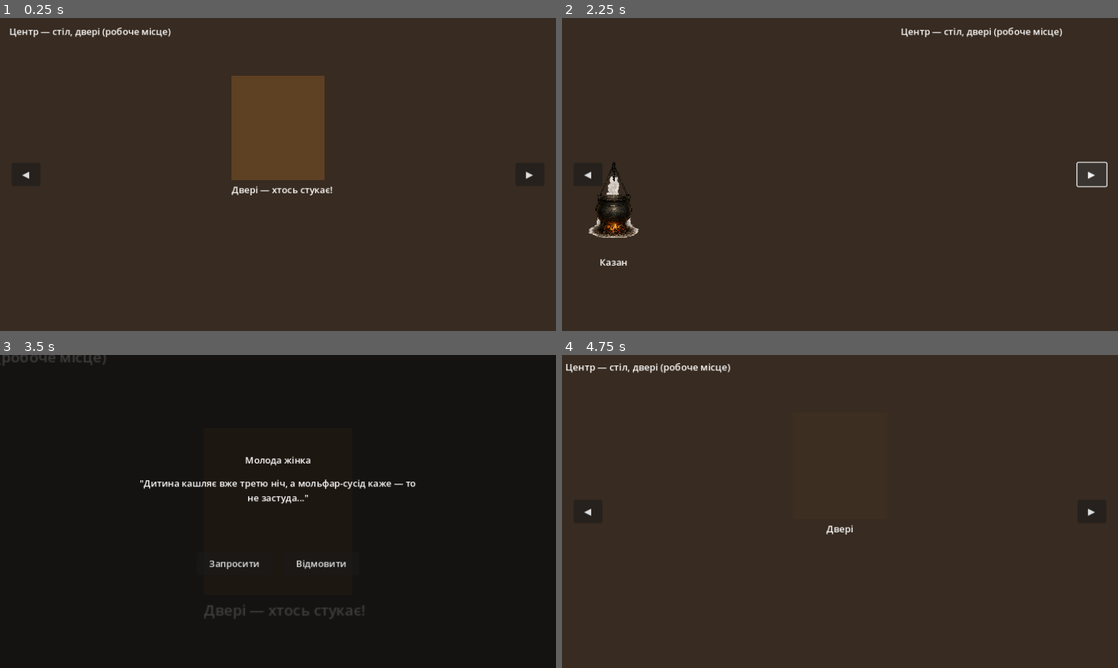
Above: before the commit, frames 1-4 (two rows, left to right).
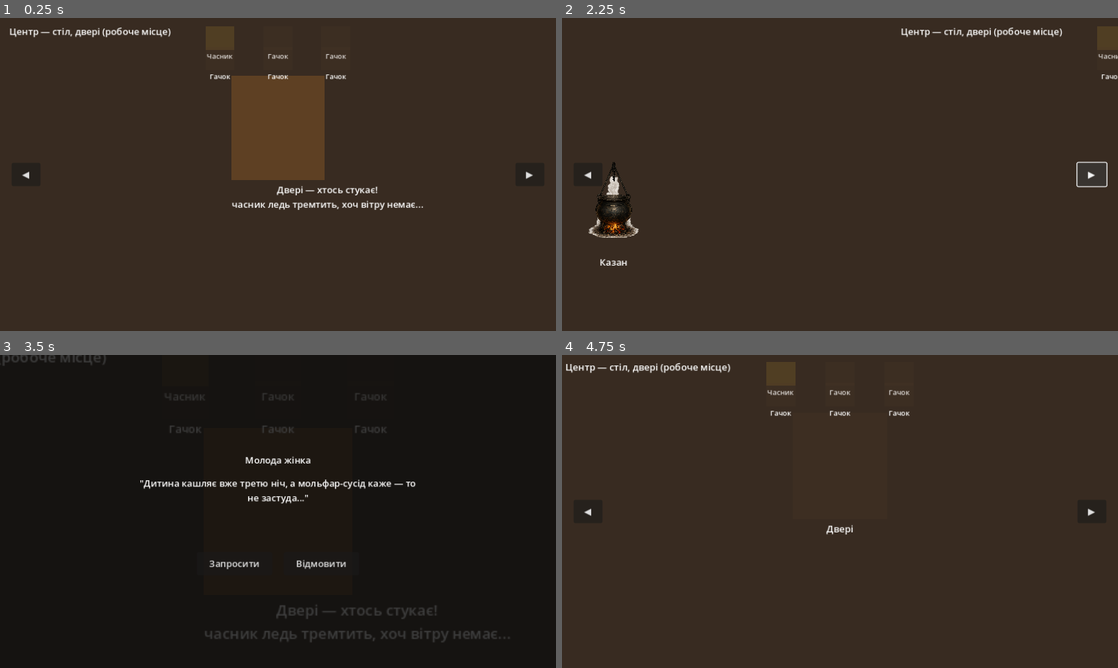
Above: after the commit, the same moments.

Repository: zav1K/molfar
Game: Godot game, scene res://scenes/Hut.tscn
The game is run twice, just before and just after one commit, with the same random seed, the same clock (stepped at 60 frames per second) and the same inputs.
Inputs (mouse positions are in pixels of both pictures, inside the frame that each line leads up to):
- Up to frame 1 (0.25 s): no input
- Up to frame 2 (2.25 s): click "◀" at 0.5 s; drag from (840, 199) to (895, 105) at 1.27 s; click "▶" at 2 s
- Up to frame 3 (3.5 s): drag from (278, 464) to (250, 574) at 2.77 s
- Up to frame 4 (4.75 s): move the mouse to (895, 442) at 3.52 s; hold Right (ui_right) 3.53-4.25 s; click (895, 442) at 3.67 s; click "Запросити" at 4.25 s

The runs differ from the first frame. In frame 1, 1.0% of the frame differs, in the area x 37-77%, y 11-62%; in frame 2, less than 0.1%; in frame 3, 1.0%; in frame 4, 0.3%.

Commit message:
Add ward-detector architecture for the door
Threat.Type is the shared vocabulary (NONE/WITCHCRAFT/UNDEAD/SORCERY)
that both Ingredient (ward_threat, ward_hint_text) and Visitor
(true_threat, replacing the old plain is_human bool) reference — wards
check against a category, not a specific creature species, so the
narrative can add species later without touching this system.

WardRack autoload holds 6 hook slots (persists like PlayerInventory —
it's the player's protective setup, not scene state) and rolls each
occupied ward against a knocking visitor's hidden true_threat at knock
time, before the player ever clicks the door. A correct match has a
60% chance to produce its ambiguous hint text — deliberately short of
certain, so neither silence nor a signal is a reliable verdict on its
own. Door now takes those hints at knock() and shows them right on its
label, so they inform whether to even engage, not just the invite
choice inside the dialogue.

Wired garlic (wards UNDEAD) and wormwood (wards WITCHCRAFT) as the
first two real wards, and added 6 clickable hook slots above the door
in Hut.tscn (WardSlot — cycles through wardable ingredients on click,
a placeholder for real drag-and-drop assignment). Debug seed hangs
garlic on slot 1 and marks the test visitor UNDEAD so the whole loop
is visible without extra setup.

Invite/refuse still just prints a placeholder outcome — the mechanic
that makes the choice actually matter is deliberately not built yet,
per the request to lay architecture rather than the full feature.

Diff:
--- a/data/ingredients/garlic.tres
+++ b/data/ingredients/garlic.tres
@@ -15,3 +15,5 @@
 festival_id = &""
 placeholder_color = Color(0.7, 0.8, 0.4, 1)
 bundle_icon = ExtResource("2")
+ward_threat = 2
+ward_hint_text = "часник ледь тремтить, хоч вітру немає..."
--- a/data/ingredients/wormwood.tres
+++ b/data/ingredients/wormwood.tres
@@ -15,3 +15,5 @@
 festival_id = &""
 placeholder_color = Color(0.55, 0.6, 0.35, 1)
 bundle_icon = ExtResource("2")
+ward_threat = 1
+ward_hint_text = "пучок полину тихо шелестить сам по собі..."
--- a/project.godot
+++ b/project.godot
@@ -30,6 +30,7 @@
 IngredientDatabase="*res://scripts/autoload/ingredient_database.gd"
 GameCalendar="*res://scripts/autoload/game_calendar.gd"
 PlayerInventory="*res://scripts/autoload/player_inventory.gd"
+WardRack="*res://scripts/autoload/ward_rack.gd"
 
 [rendering]
 
--- a/scenes/Hut.tscn
+++ b/scenes/Hut.tscn
@@ -8,12 +8,16 @@
 [ext_resource type="Script" path="res://scripts/beam_bundle.gd" id="6"]
 [ext_resource type="Script" path="res://scripts/threshold_dialogue.gd" id="7"]
 [ext_resource type="Script" path="res://scripts/door.gd" id="8"]
+[ext_resource type="Script" path="res://scripts/ward_slot.gd" id="9"]
 
 [sub_resource type="RectangleShape2D" id="Shape_cauldron"]
 size = Vector2(90, 132)
 
 [sub_resource type="RectangleShape2D" id="Shape_door"]
 size = Vector2(160, 180)
+
+[sub_resource type="RectangleShape2D" id="Shape_wardslot"]
+size = Vector2(50, 40)
 
 [sub_resource type="RectangleShape2D" id="Shape_shelves"]
 size = Vector2(230, 198)
@@ -126,6 +130,174 @@
 offset_bottom = 120.0
 horizontal_alignment = 1
 text = "Двері"
+
+[node name="WardSlot1" type="Area2D" parent="PanelCenter/Zones"]
+position = Vector2(380, 35)
+script = ExtResource("9")
+zone_id = &"ward_slot_0"
+zone_label = "Гачок 1"
+slot_index = 0
+
+[node name="CollisionShape2D" type="CollisionShape2D" parent="PanelCenter/Zones/WardSlot1"]
+shape = SubResource("Shape_wardslot")
+
+[node name="Visual" type="ColorRect" parent="PanelCenter/Zones/WardSlot1"]
+mouse_filter = 2
+offset_left = -25.0
+offset_top = -20.0
+offset_right = 25.0
+offset_bottom = 20.0
+color = Color(0.3, 0.22, 0.15, 0.2)
+
+[node name="Label" type="Label" parent="PanelCenter/Zones/WardSlot1"]
+mouse_filter = 2
+offset_left = -35.0
+offset_top = 22.0
+offset_right = 35.0
+offset_bottom = 40.0
+horizontal_alignment = 1
+theme_override_font_sizes/font_size = 12
+text = "Гачок"
+
+[node name="WardSlot2" type="Area2D" parent="PanelCenter/Zones"]
+position = Vector2(480, 35)
+script = ExtResource("9")
+zone_id = &"ward_slot_1"
+zone_label = "Гачок 2"
+slot_index = 1
+
+[node name="CollisionShape2D" type="CollisionShape2D" parent="PanelCenter/Zones/WardSlot2"]
+shape = SubResource("Shape_wardslot")
+
+[node name="Visual" type="ColorRect" parent="PanelCenter/Zones/WardSlot2"]
+mouse_filter = 2
+offset_left = -25.0
+offset_top = -20.0
+offset_right = 25.0
+offset_bottom = 20.0
+color = Color(0.3, 0.22, 0.15, 0.2)
+
+[node name="Label" type="Label" parent="PanelCenter/Zones/WardSlot2"]
+mouse_filter = 2
+offset_left = -35.0
+offset_top = 22.0
+offset_right = 35.0
+offset_bottom = 40.0
+horizontal_alignment = 1
+theme_override_font_sizes/font_size = 12
+text = "Гачок"
+
+[node name="WardSlot3" type="Area2D" parent="PanelCenter/Zones"]
+position = Vector2(580, 35)
+script = ExtResource("9")
+zone_id = &"ward_slot_2"
+zone_label = "Гачок 3"
+slot_index = 2
+
+[node name="CollisionShape2D" type="CollisionShape2D" parent="PanelCenter/Zones/WardSlot3"]
+shape = SubResource("Shape_wardslot")
+
+[node name="Visual" type="ColorRect" parent="PanelCenter/Zones/WardSlot3"]
+mouse_filter = 2
+offset_left = -25.0
+offset_top = -20.0
+offset_right = 25.0
+offset_bottom = 20.0
+color = Color(0.3, 0.22, 0.15, 0.2)
+
+[node name="Label" type="Label" parent="PanelCenter/Zones/WardSlot3"]
+mouse_filter = 2
+offset_left = -35.0
+offset_top = 22.0
+offset_right = 35.0
+offset_bottom = 40.0
+horizontal_alignment = 1
+theme_override_font_sizes/font_size = 12
+text = "Гачок"
+
+[node name="WardSlot4" type="Area2D" parent="PanelCenter/Zones"]
+position = Vector2(380, 70)
+script = ExtResource("9")
+zone_id = &"ward_slot_3"
+zone_label = "Гачок 4"
+slot_index = 3
+
+[node name="CollisionShape2D" type="CollisionShape2D" parent="PanelCenter/Zones/WardSlot4"]
+shape = SubResource("Shape_wardslot")
+
+[node name="Visual" type="ColorRect" parent="PanelCenter/Zones/WardSlot4"]
+mouse_filter = 2
+offset_left = -25.0
+offset_top = -20.0
+offset_right = 25.0
+offset_bottom = 20.0
+color = Color(0.3, 0.22, 0.15, 0.2)
+
+[node name="Label" type="Label" parent="PanelCenter/Zones/WardSlot4"]
+mouse_filter = 2
+offset_left = -35.0
+offset_top = 22.0
+offset_right = 35.0
+offset_bottom = 40.0
+horizontal_alignment = 1
+theme_override_font_sizes/font_size = 12
+text = "Гачок"
+
+[node name="WardSlot5" type="Area2D" parent="PanelCenter/Zones"]
+position = Vector2(480, 70)
+script = ExtResource("9")
+zone_id = &"ward_slot_4"
+zone_label = "Гачок 5"
+slot_index = 4
+
+[node name="CollisionShape2D" type="CollisionShape2D" parent="PanelCenter/Zones/WardSlot5"]
+shape = SubResource("Shape_wardslot")
+
+[node name="Visual" type="ColorRect" parent="PanelCenter/Zones/WardSlot5"]
+mouse_filter = 2
+offset_left = -25.0
+offset_top = -20.0
+offset_right = 25.0
+offset_bottom = 20.0
+color = Color(0.3, 0.22, 0.15, 0.2)
+
+[node name="Label" type="Label" parent="PanelCenter/Zones/WardSlot5"]
+mouse_filter = 2
+offset_left = -35.0
+offset_top = 22.0
+offset_right = 35.0
+offset_bottom = 40.0
+horizontal_alignment = 1
+theme_override_font_sizes/font_size = 12
+text = "Гачок"
+
+[node name="WardSlot6" type="Area2D" parent="PanelCenter/Zones"]
+position = Vector2(580, 70)
+script = ExtResource("9")
+zone_id = &"ward_slot_5"
+zone_label = "Гачок 6"
+slot_index = 5
+
+[node name="CollisionShape2D" type="CollisionShape2D" parent="PanelCenter/Zones/WardSlot6"]
+shape = SubResource("Shape_wardslot")
+
+[node name="Visual" type="ColorRect" parent="PanelCenter/Zones/WardSlot6"]
+mouse_filter = 2
+offset_left = -25.0
+offset_top = -20.0
+offset_right = 25.0
+offset_bottom = 20.0
+color = Color(0.3, 0.22, 0.15, 0.2)
+
+[node name="Label" type="Label" parent="PanelCenter/Zones/WardSlot6"]
+mouse_filter = 2
+offset_left = -35.0
+offset_top = 22.0
+offset_right = 35.0
+offset_bottom = 40.0
+horizontal_alignment = 1
+theme_override_font_sizes/font_size = 12
+text = "Гачок"
 
 [node name="PanelRight" type="Node2D" parent="."]
 position = Vector2(1920, 0)
--- /dev/null
+++ b/scripts/autoload/ward_rack.gd
@@ -0,0 +1,48 @@
+extends Node
+## Autoload. Which ingredient (if any) hangs on each hook above the door,
+## and whether each hung ward reacts to a knocking visitor's hidden nature.
+## Persists like PlayerInventory — this is the player's protective setup,
+## not scene-local state.
+
+signal changed(slot_index: int)
+
+const SLOT_COUNT := 6
+## Chance a correctly-matched ward actually gives a signal. Deliberately
+## short of certain — silence never confirms "human" and a signal never
+## confirms "not human" on its own.
+const SIGNAL_CHANCE := 0.6
+
+var _slots: Array[StringName] = []
+
+func _ready() -> void:
+	_slots.resize(SLOT_COUNT)
+	_slots.fill(&"")
+
+func hang(slot_index: int, ingredient_id: StringName) -> void:
+	if slot_index < 0 or slot_index >= SLOT_COUNT:
+		return
+	_slots[slot_index] = ingredient_id
+	changed.emit(slot_index)
+
+func clear_slot(slot_index: int) -> void:
+	hang(slot_index, &"")
+
+func get_slot(slot_index: int) -> StringName:
+	if slot_index < 0 or slot_index >= SLOT_COUNT:
+		return &""
+	return _slots[slot_index]
+
+## Rolls every hung ward against a visitor's hidden nature. Returns the
+## ambiguous hint text for each ward that reacted — an empty result does
+## NOT mean the visitor is safe, since SIGNAL_CHANCE is under 1.
+func check_visitor(visitor: Visitor) -> Array[String]:
+	var hints: Array[String] = []
+	for ingredient_id in _slots:
+		if ingredient_id == &"":
+			continue
+		var ingredient := IngredientDatabase.get_ingredient(ingredient_id)
+		if ingredient == null or ingredient.ward_threat == Threat.Type.NONE:
+			continue
+		if ingredient.ward_threat == visitor.true_threat and randf() < SIGNAL_CHANCE:
+			hints.append(ingredient.ward_hint_text)
+	return hints
--- a/scripts/door.gd
+++ b/scripts/door.gd
@@ -2,7 +2,9 @@
 extends InteractionZone
 ## The hut's front door. A Visitor can be "knocking" (pending) or the door
 ## can be empty — clicking only opens the threshold sequence while someone
-## is actually there.
+## is actually there. Ward hints (from WardRack) are rolled at knock time —
+## before the player ever clicks — and shown right on the door label, so
+## they inform the decision to engage at all, not just the invite choice.
 
 signal visitor_engaged(door: Door, visitor: Visitor)
 
@@ -10,18 +12,21 @@
 @onready var label: Label = $Label
 
 var current_visitor: Visitor
+var current_hints: Array[String] = []
 
 func _ready() -> void:
 	super._ready()
 	activated.connect(_on_activated)
 	_refresh()
 
-func knock(visitor: Visitor) -> void:
+func knock(visitor: Visitor, hints: Array[String] = []) -> void:
 	current_visitor = visitor
+	current_hints = hints
 	_refresh()
 
 func clear() -> void:
 	current_visitor = null
+	current_hints = []
 	_refresh()
 
 func _on_activated(_zone: InteractionZone) -> void:
@@ -29,9 +34,12 @@
 		visitor_engaged.emit(self, current_visitor)
 
 func _refresh() -> void:
-	if current_visitor != null:
-		label.text = "Двері — хтось стукає!"
-		visual.color = Color(0.55, 0.35, 0.15, 0.45)
-	else:
+	if current_visitor == null:
 		label.text = "Двері"
 		visual.color = Color(0.3, 0.22, 0.15, 0.25)
+		return
+	var text := "Двері — хтось стукає!"
+	for hint in current_hints:
+		text += "\n" + hint
+	label.text = text
+	visual.color = Color(0.55, 0.35, 0.15, 0.45)
--- a/scripts/hut.gd
+++ b/scripts/hut.gd
@@ -50,12 +50,20 @@
 	if not PlayerInventory.has(&"mint"):
 		PlayerInventory.add(&"mint", 1)
 
+	# DEBUG: hang a garlic ward so the door hint hook is testable too.
+	if WardRack.get_slot(0) == &"":
+		WardRack.hang(0, &"garlic")
+
 	# DEBUG: put a visitor at the door so the threshold flow is testable.
-	# Replace with a real scheduling/quest trigger once one exists.
+	# Marked as UNDEAD so the garlic ward above has a real chance to react —
+	# swap to Threat.Type.NONE to see an ordinary, silent knock instead.
+	# Replace this whole block with a real scheduling/quest trigger once
+	# one exists.
 	var debug_visitor := Visitor.new()
 	debug_visitor.display_name = "Молода жінка"
 	debug_visitor.problem_text = "\"Дитина кашляє вже третю ніч, а мольфар-сусід каже — то не застуда...\""
-	door.knock(debug_visitor)
+	debug_visitor.true_threat = Threat.Type.UNDEAD
+	door.knock(debug_visitor, WardRack.check_visitor(debug_visitor))
 
 func _unhandled_input(event: InputEvent) -> void:
 	if threshold_dialogue.visible:
--- a/scripts/resources/ingredient.gd
+++ b/scripts/resources/ingredient.gd
@@ -26,3 +26,11 @@
 ## ingredient. Null until an artist provides one — the bundle just stays
 ## hidden in that case, no placeholder box.
 @export var bundle_icon: Texture2D
+
+## Threat category this ingredient wards against when hung over the door,
+## or Threat.Type.NONE if it isn't a ward at all.
+@export var ward_threat: Threat.Type = Threat.Type.NONE
+
+## Ambiguous hint shown near the door when this ward reacts to a knocking
+## visitor's hidden nature — never a flat confirmation, just unease.
+@export var ward_hint_text: String = ""
--- /dev/null
+++ b/scripts/resources/threat.gd
@@ -0,0 +1,13 @@
+class_name Threat
+extends RefCounted
+## Shared vocabulary of threat categories that wards can react to. Extend
+## as the narrative introduces specific creature types — wards check
+## against the category here, not a specific species, so adding a new
+## species later doesn't require touching the ward system itself.
+
+enum Type {
+	NONE,       ## an ordinary person — no ward should react
+	WITCHCRAFT, ## відьми/чаклунство — countered by wormwood (полин)
+	UNDEAD,     ## упирі/нечисть — countered by garlic (часник)
+	SORCERY,    ## чаклуни — countered by iron/needle (no ingredient models this yet)
+}
--- a/scripts/resources/visitor.gd
+++ b/scripts/resources/visitor.gd
@@ -5,8 +5,11 @@
 @export var display_name: String = "Подорожній"
 @export_multiline var problem_text: String = "..."
 
-## Groundwork for a folklore beat: not everyone who knocks is necessarily
-## human — упирі/нечисть traditionally can't cross a threshold without
-## being invited. Always true for now; nothing branches on it yet, but the
-## invite/refuse choice is built to have real consequences once it does.
-@export var is_human: bool = true
+## Hidden from the player — wards check against this, nothing else should
+## read it directly. Folklore beat: упирі/нечисть traditionally can't cross
+## a threshold without being invited, so the invite/refuse choice needs to
+## have real consequences tied to this once that mechanic exists.
+@export var true_threat: Threat.Type = Threat.Type.NONE
+
+func is_human() -> bool:
+	return true_threat == Threat.Type.NONE
--- /dev/null
+++ b/scripts/ward_slot.gd
@@ -0,0 +1,47 @@
+class_name WardSlot
+extends InteractionZone
+## A hook above the door. Click to cycle through ingredients that can ward
+## against something — a placeholder assignment UI until there's a proper
+## inventory screen to drag wards from.
+
+@export var slot_index: int = 0
+
+@onready var visual: ColorRect = $Visual
+@onready var label: Label = $Label
+
+func _ready() -> void:
+	super._ready()
+	activated.connect(_on_activated)
+	WardRack.changed.connect(_on_rack_changed)
+	_refresh()
+
+func _on_activated(_zone: InteractionZone) -> void:
+	var options := _wardable_ingredient_ids()
+	if options.is_empty():
+		return
+	var next_index := options.find(WardRack.get_slot(slot_index)) + 1
+	if next_index >= options.size():
+		WardRack.clear_slot(slot_index)
+	else:
+		WardRack.hang(slot_index, options[next_index])
+
+func _on_rack_changed(changed_index: int) -> void:
+	if changed_index == slot_index:
+		_refresh()
+
+func _refresh() -> void:
+	var occupant := WardRack.get_slot(slot_index)
+	if occupant == &"":
+		label.text = "Гачок"
+		visual.color = Color(0.3, 0.22, 0.15, 0.2)
+	else:
+		var ingredient := IngredientDatabase.get_ingredient(occupant)
+		label.text = ingredient.display_name if ingredient else str(occupant)
+		visual.color = Color(0.45, 0.35, 0.15, 0.4)
+
+func _wardable_ingredient_ids() -> Array[StringName]:
+	var ids: Array[StringName] = [&""]
+	for ingredient in IngredientDatabase.get_all():
+		if ingredient.ward_threat != Threat.Type.NONE:
+			ids.append(ingredient.id)
+	return ids
Not shown: 1 places in scenes/Hut.tscn that only renumber resources
